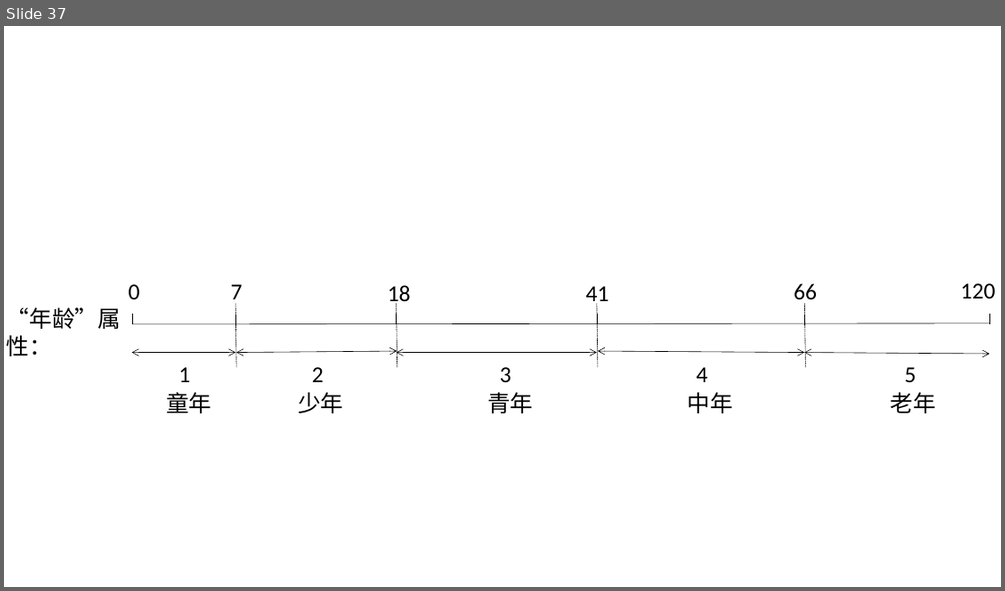
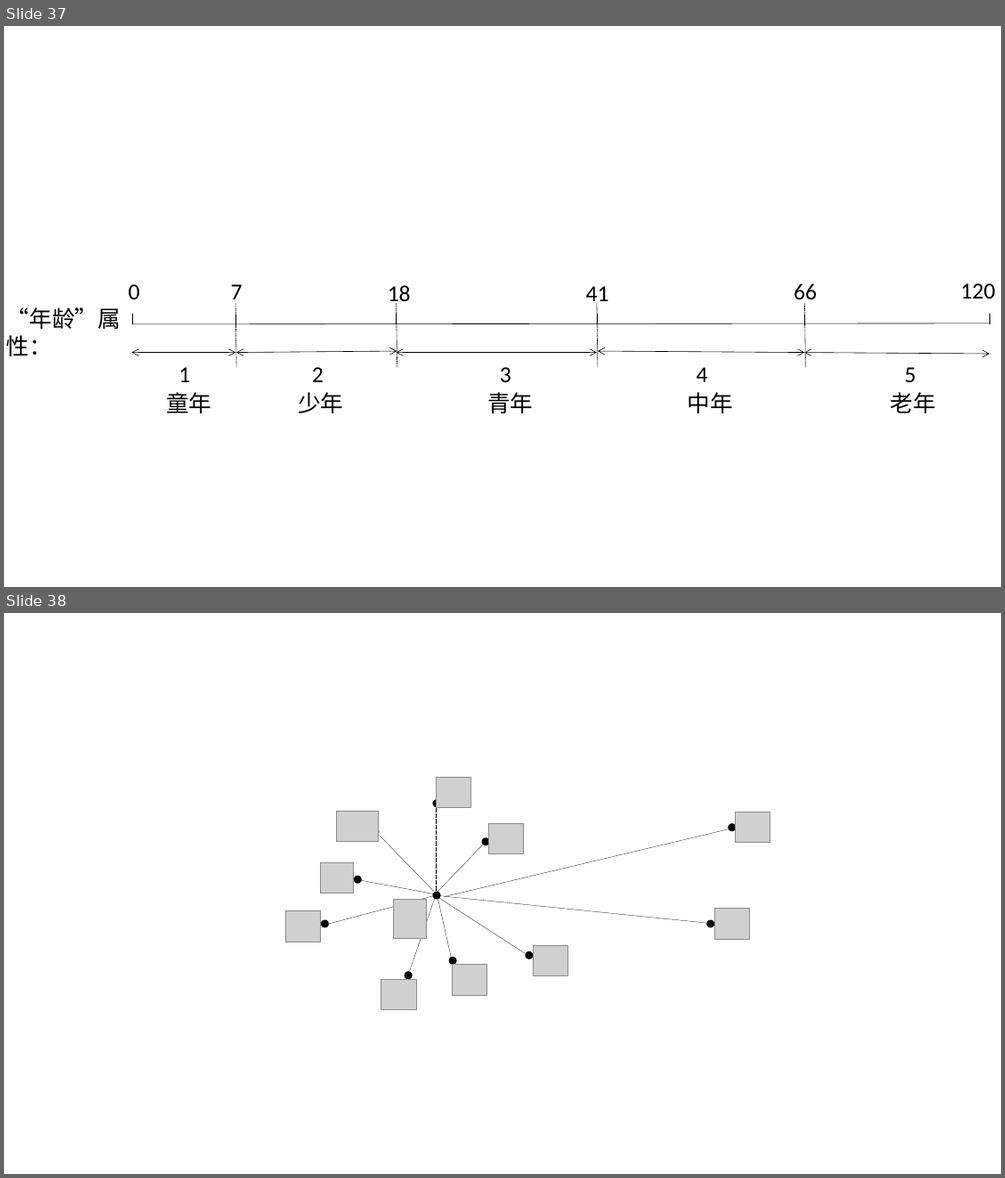
Before and after one commit to shinne/graduation, a slide deck: 毕设论文相关/我的相关/ppt/allPPT.pptx. Shown one above the other, each under a label of ours: slide 37 before the commit, slides 37 and 38 after it. The pictures are 1005x591 and 1005x1178 pixels, drawn with LibreOffice and Linux fonts; fonts in the diff are those of the drawing; grey boxes stand for pictures. Boxes give left, top, right and bottom in pixels: in the first picture for what was removed or moved away, otherwise in the second. Text is boxed around its words. In the diff, an @@ line names an element or a change of style, - is before the commit and + after.

```diff
--- a/毕设论文相关/我的相关/ppt/allPPT.pptx
+++ b/毕设论文相关/我的相关/ppt/allPPT.pptx
@@ slide 38 added at [4, 613, 1001, 1174], background #FFFFFF @@
@@ ellipse added at [432, 799, 441, 807], fill #000000 @@
@@ picture added at [437, 777, 471, 807] @@
@@ picture added at [337, 811, 379, 841] @@
@@ line added from (437, 803) to (437, 896), #000000 0.25 pt dashed @@
@@ picture added at [488, 823, 524, 854] @@
@@ ellipse added at [728, 823, 736, 831], fill #000000 @@
@@ picture added at [735, 811, 769, 843] @@
@@ ellipse added at [372, 827, 380, 835], fill #000000 @@
@@ line added from (380, 835) to (434, 892), #000000 0.25 pt dashed @@
@@ line added from (437, 892) to (486, 841), #000000 0.25 pt dashed @@
@@ line added from (445, 896) to (736, 827), #000000 0.25 pt dashed @@
@@ ellipse added at [482, 837, 490, 845], fill #000000 @@
@@ picture added at [321, 862, 354, 892] @@
@@ ellipse added at [354, 876, 362, 884], fill #000000 @@
@@ line added from (357, 879) to (441, 895), #000000 0.25 pt dashed @@
@@ line added from (329, 924) to (437, 895), #000000 0.25 pt dashed @@
@@ picture added at [394, 900, 428, 938] @@
@@ line added from (409, 971) to (436, 896), #000000 0.25 pt dashed @@
@@ ellipse added at [432, 892, 441, 900], fill #000000 @@
@@ line added from (434, 895) to (714, 924), #000000 0.25 pt dashed @@
@@ line added from (437, 896) to (526, 953), #000000 0.25 pt dashed @@
@@ line added from (437, 895) to (453, 965), #000000 0.25 pt dashed @@
@@ picture added at [286, 911, 321, 942] @@
@@ ellipse added at [321, 919, 329, 928], fill #000000 @@
@@ ellipse added at [707, 919, 715, 928], fill #000000 @@
@@ picture added at [714, 908, 750, 939] @@
@@ ellipse added at [449, 957, 457, 965], fill #000000 @@
@@ ellipse added at [526, 951, 534, 959], fill #000000 @@
@@ picture added at [534, 945, 568, 976] @@
@@ picture added at [381, 980, 417, 1010] @@
@@ ellipse added at [404, 971, 413, 980], fill #000000 @@
@@ picture added at [452, 965, 487, 995] @@
```
Also in this commit, not shown: 1 other slide added, 1 other file.
